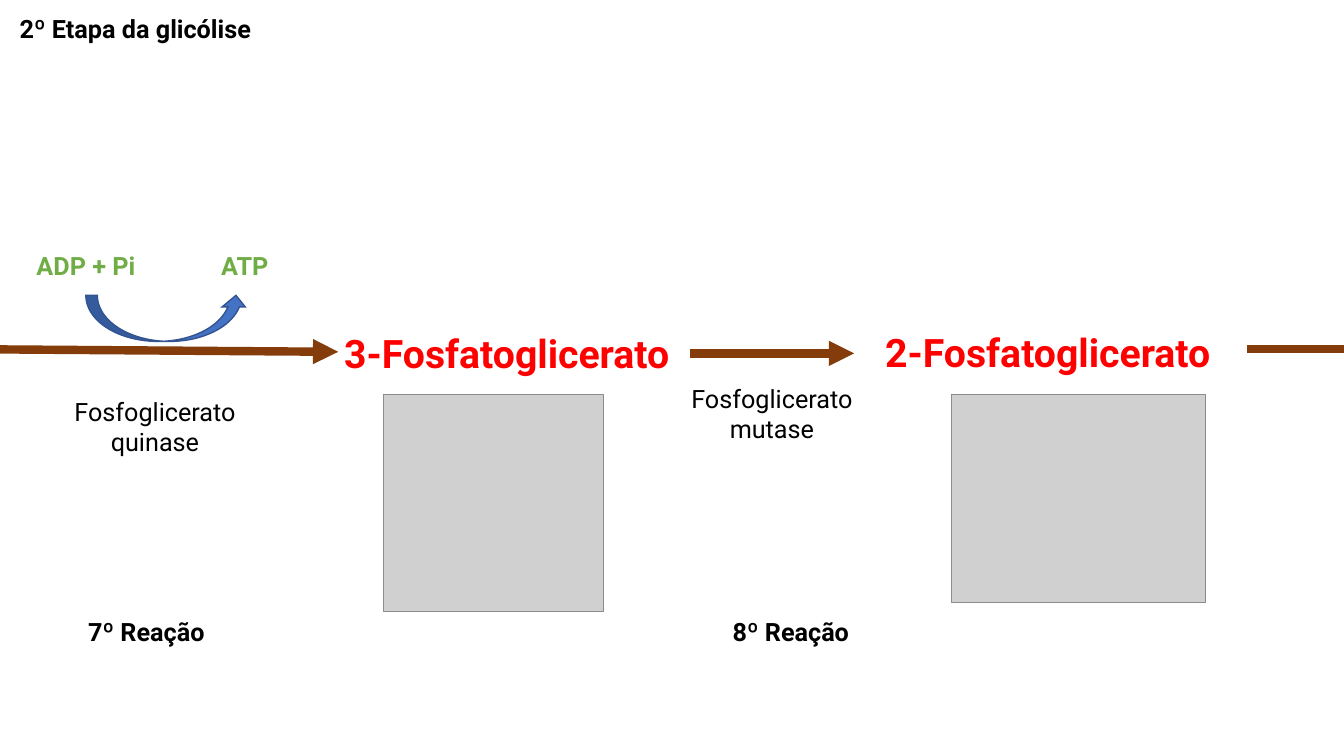
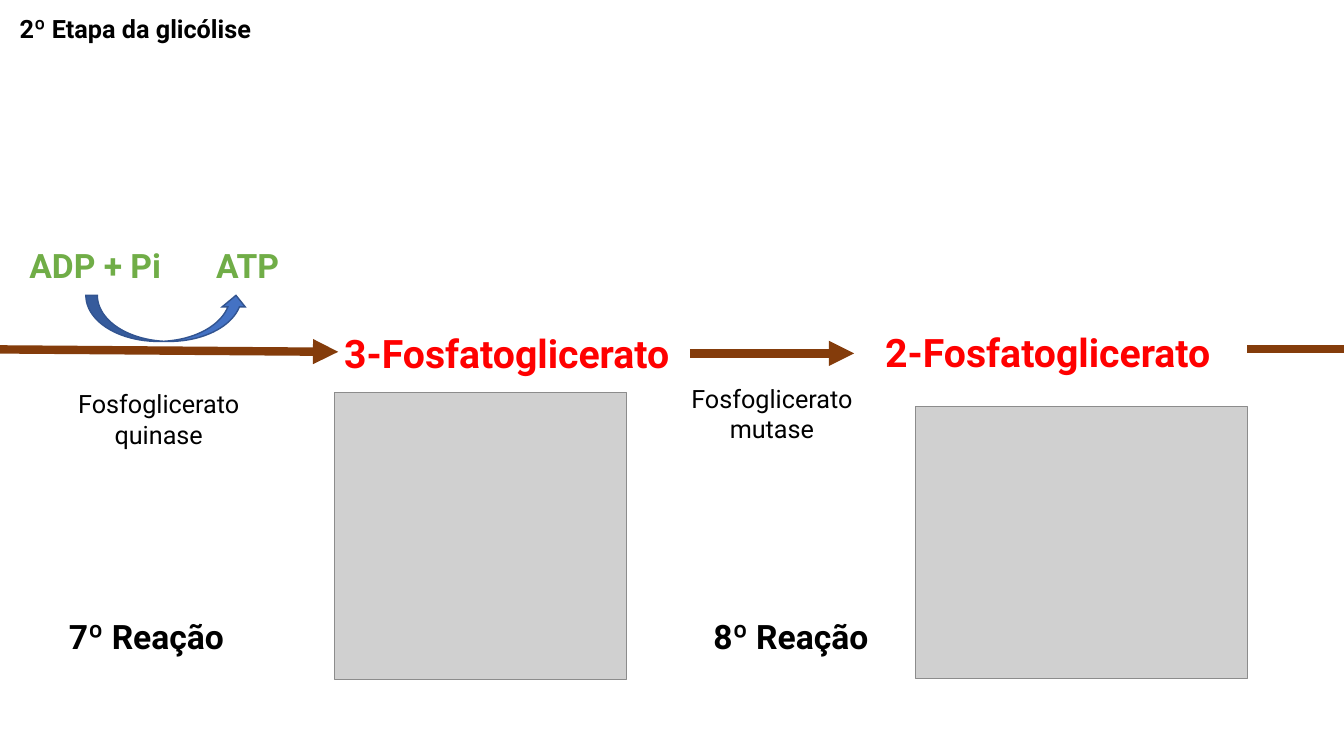
Before and after one commit to daniloasdotcom/Bioquimica-com-Danilo, a slide deck: slide 20 of static/aulas/glicolise.pptx. Drawn at 1344x756 pixels with LibreOffice and Linux fonts; fonts in the diff are those of the drawing; grey boxes stand for pictures. Boxes give left, top, right and bottom in pixels: in the first picture for what was removed or moved away, otherwise in the second. Text is boxed around its words. In the diff, an @@ line names an element or a change of style, - is before the commit and + after.

```diff
--- a/static/aulas/glicolise.pptx
+++ b/static/aulas/glicolise.pptx
@@ size 18 to 24 pt in 4 elements at box(69, 624, 224, 657), box(713, 624, 868, 657), box(216, 254, 279, 278), box(29, 253, 161, 278) @@
@@ text "ADP + Pi": place and size @@
-text "ADP + Pi" at box(36, 256, 135, 275)
+text "ADP + Pi" at box(29, 253, 161, 278)
@@ text "Fosfoglicerato quinase": place and size @@
-text "Fosfoglicerato quinase" at box(74, 402, 235, 456)
+text "Fosfoglicerato quinase" at box(78, 394, 239, 449)
@@ picture: place and size @@
-picture at box(383, 395, 603, 612)
+picture at box(335, 392, 627, 680)
@@ picture: place and size @@
-picture at box(952, 395, 1206, 603)
+picture at box(915, 406, 1247, 679)
```
Also in this commit, not shown: 18 other slides changed, 1 other file.
